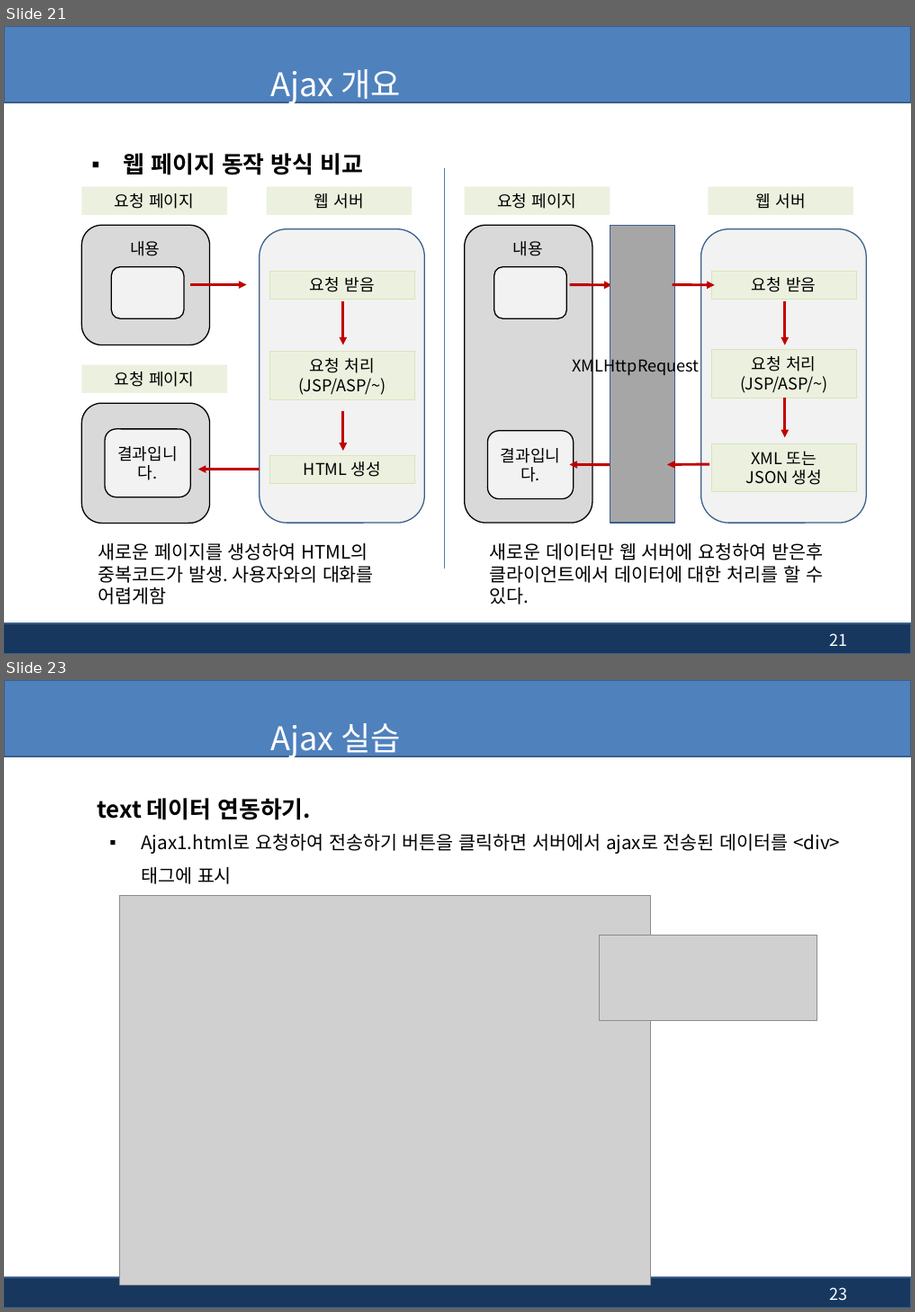
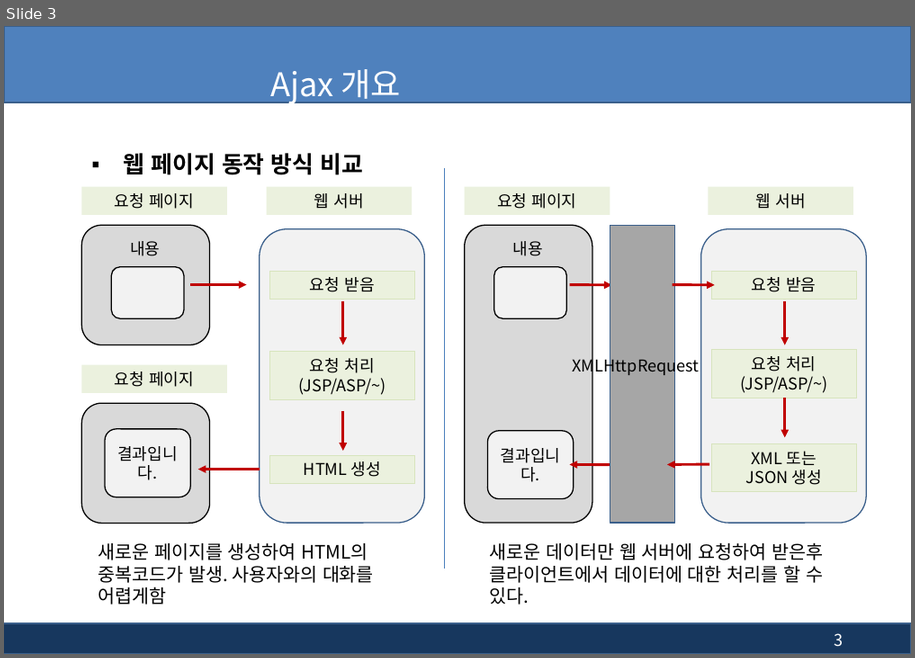
Before and after one commit to kiyongee2/green_project_web, a slide deck: jsp_ppt/13장. jsp - 부트스트랩(Bootstrap), Ajax.pptx. Shown one above the other, each under a label of ours: slides 21 and 23 before the commit, slide 3 after it; the slides between them are not shown. The pictures are 915x1312 and 915x658 pixels, drawn with LibreOffice and Linux fonts; fonts in the diff are those of the drawing; grey boxes stand for pictures; background and template pictures are left out. Boxes give left, top, right and bottom in pixels: in the first picture for what was removed or moved away, otherwise in the second. Text is boxed around its words. In the diff, an @@ line names an element or a change of style, - is before the commit and + after.

Commit message:
ajax

```diff
--- a/jsp_ppt/13장. jsp - 부트스트랩(Bootstrap), Ajax.pptx
+++ b/jsp_ppt/13장. jsp - 부트스트랩(Bootstrap), Ajax.pptx
@@ slide 23 removed at box(4, 680, 911, 1308), background #FFFFFF; not listed: 2 template elements that a slide beside it also shows @@
@@ title removed at box(270, 723, 402, 758) @@
-Ajax 실습
@@ text removed at box(97, 798, 312, 820) @@
-text 데이터 연동하기.
@@ text removed at box(141, 833, 840, 884) @@
-▪ Ajax1.html로 요청하여 전송하기 버튼을 클릭하면 서버에서 ajax로 전송된 데이터를 <div> 태그에 표시
@@ picture removed at box(120, 895, 651, 1285) @@
@@ picture removed at box(600, 935, 818, 1020) @@
@@ page number removed at box(830, 1288, 848, 1301) @@
-23
@@ what was slide 21 is now slide 3 @@
@@ page number at box(835, 634, 844, 647): text changed @@
-21
+3
```
Also in this commit, not shown: 6 slides changed, 3 slides added, 8 other slides removed, 1 other file.
